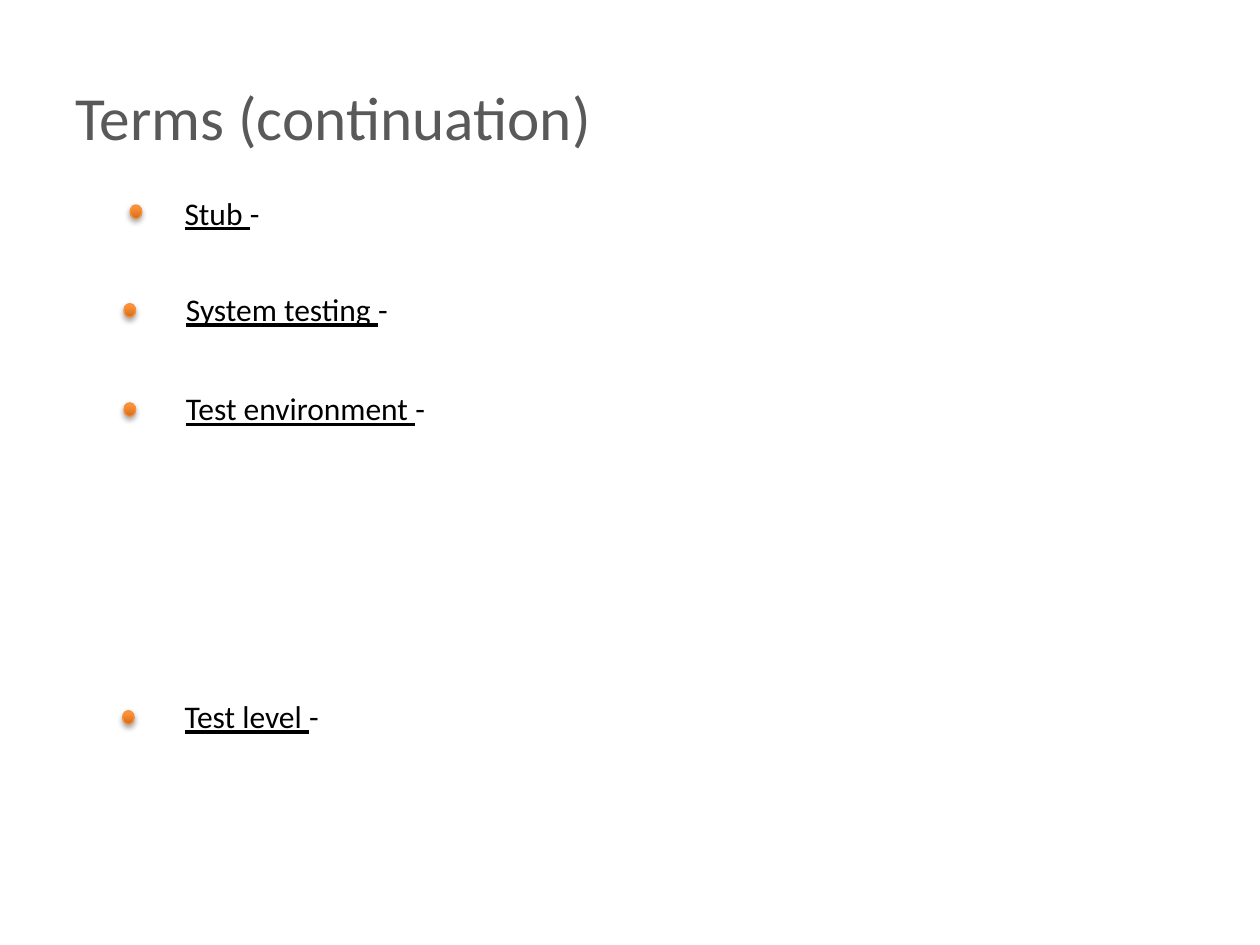
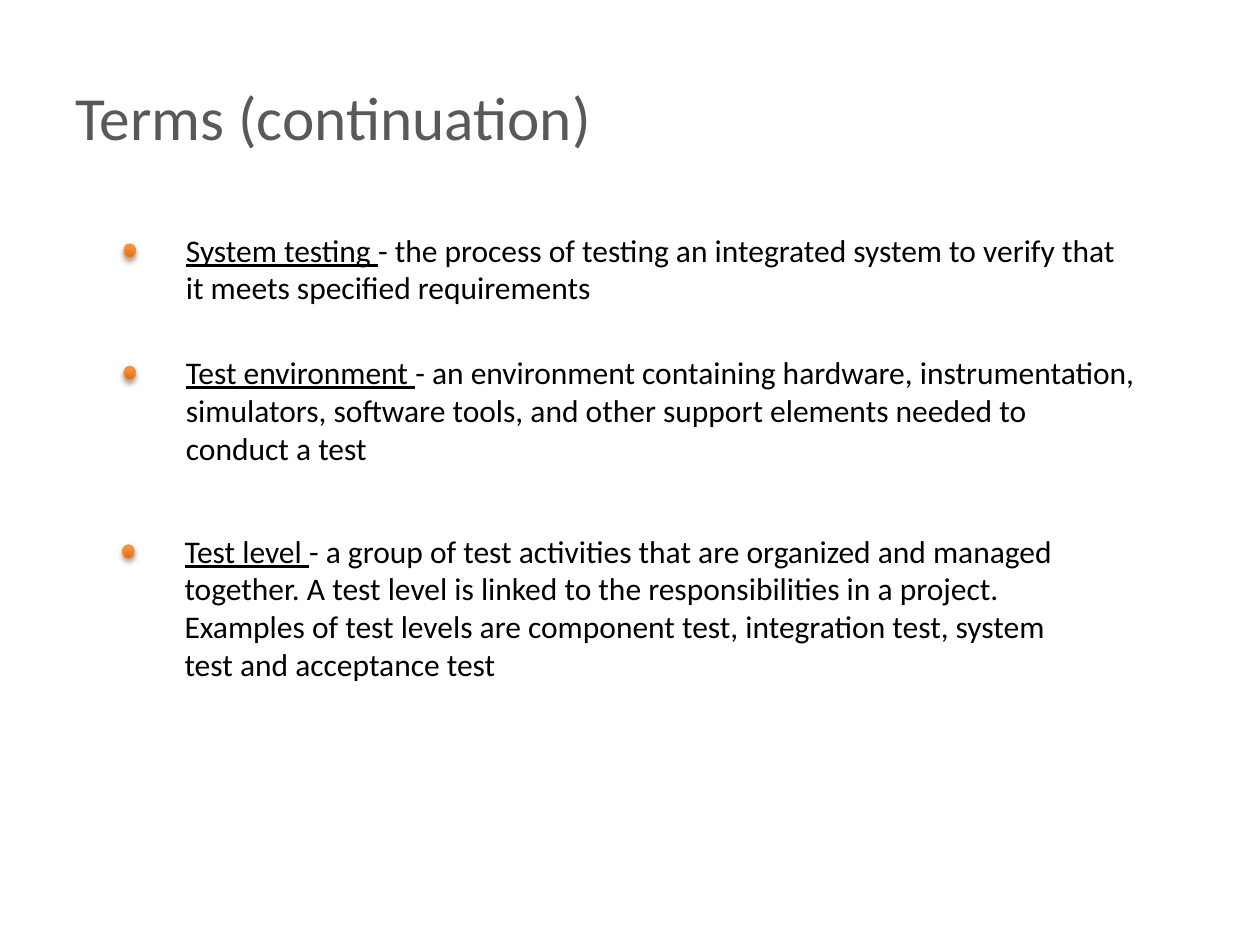
Before and after one commit to BigRacer/swtesting, a slide deck: slide 13 of inna/Занятие 2.pptx (slide 12 before the commit). Drawn at 1260x945 pixels with LibreOffice and Linux fonts; fonts in the diff are those of the drawing; background and template pictures are left out. Boxes give left, top, right and bottom in pixels: in the first picture for what was removed or moved away, otherwise in the second. Text is boxed around its words. In the diff, an @@ line names an element or a change of style, - is before the commit and + after.

```diff
--- a/inna/Занятие 2.pptx
+++ b/inna/Занятие 2.pptx
@@ ellipse removed at [130, 205, 141, 219] @@
@@ text removed at [185, 203, 243, 230] @@
-Stub -
@@ ellipse: place and size @@
-ellipse at [123, 304, 135, 318]
+ellipse at [123, 244, 135, 258]
@@ text at [186, 240, 1114, 304]: text changed @@
-System testing -
+System testing - the process of testing an integrated system to verify that it meets specified requirements
@@ ellipse: place and size @@
-ellipse at [123, 403, 135, 417]
+ellipse at [123, 367, 135, 381]
@@ text at [186, 362, 1134, 461]: text changed @@
-Test environment -
+Test environment - an environment containing hardware, instrumentation, simulators, software tools, and other support elements needed to conduct a test
@@ ellipse: place and size @@
-ellipse at [122, 711, 134, 724]
+ellipse at [122, 546, 134, 559]
@@ text at [185, 541, 1052, 681]: text changed @@
-Test level -
+Test level - a group of test activities that are organized and managed together. A test level is linked to the responsibilities in a project. Examples of test levels are component test, integration test, system test and acceptance test
```
Also in this commit, not shown: 7 other slides changed, 2 slides added, 1 slide removed, 2 other files.
